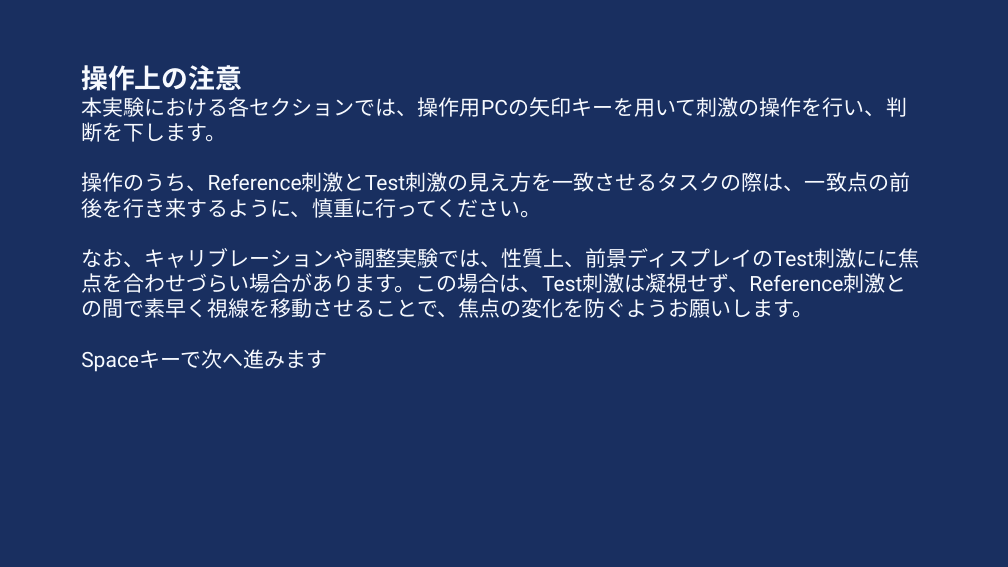
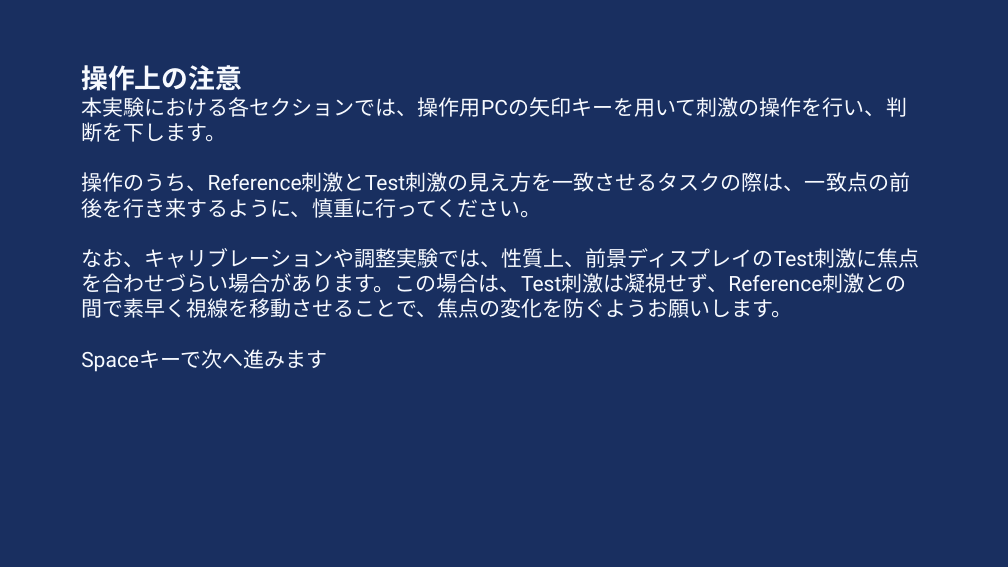
Before and after one commit to HAMADAKAZUKI2423/lab, a slide deck: slide 2 of tex/ethicsreview/ethics_review_visibility/別紙2評価実験説明.pptx. Drawn at 1008x567 pixels with LibreOffice and Linux fonts; fonts in the diff are those of the drawing. Boxes give left, top, right and bottom in pixels: in the first picture for what was removed or moved away, otherwise in the second. Text is boxed around its words. In the diff, an @@ line names an element or a change of style, - is before the commit and + after.

```diff
--- a/tex/ethicsreview/ethics_review_visibility/別紙2評価実験説明.pptx
+++ b/tex/ethicsreview/ethics_review_visibility/別紙2評価実験説明.pptx
@@ text at bbox=[81, 248, 919, 318]: text changed @@
-なお、キャリブレーションや調整実験では、性質上、前景ディスプレイのTest刺激にに焦点を合わせづらい場合があります。この場合は、Test刺激は凝視せず、Reference刺激との間で素早く視線を移動させることで、焦点の変化を防ぐようお願いします。
+なお、キャリブレーションや調整実験では、性質上、前景ディスプレイのTest刺激に焦点を合わせづらい場合があります。この場合は、Test刺激は凝視せず、Reference刺激との間で素早く視線を移動させることで、焦点の変化を防ぐようお願いします。
```
Also in this commit, not shown: 2 slides added.
